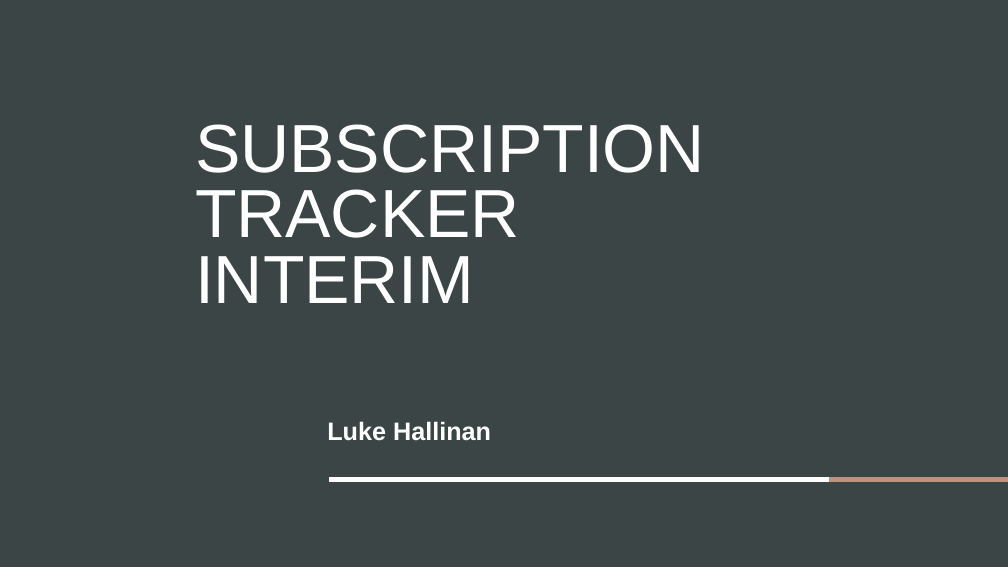
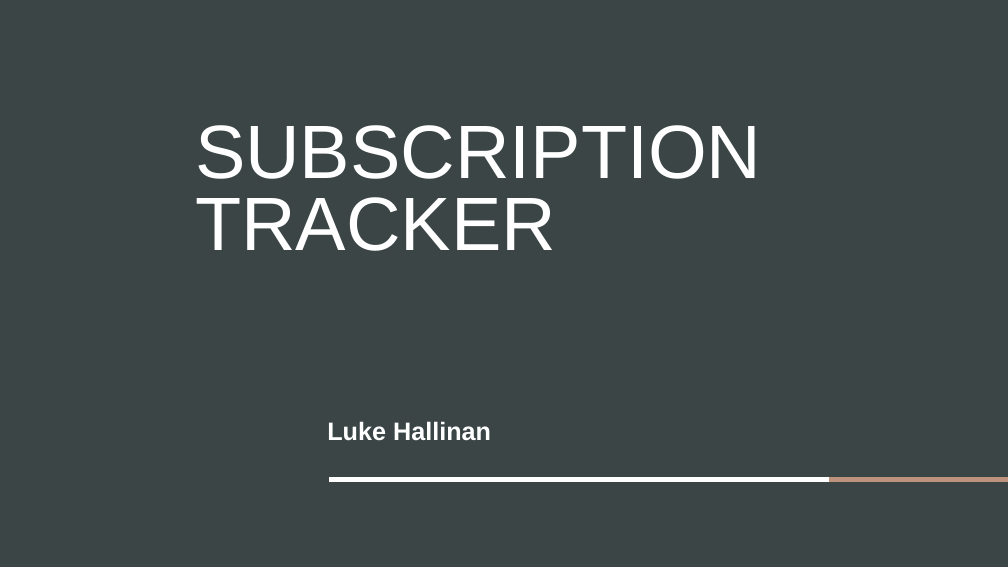
Before and after one commit to DorkSoul/4th-Year, a slide deck: slide 1 of Final-Year-Project/Subscription Tracker.pptx. Drawn at 1008x567 pixels with LibreOffice and Linux fonts; fonts in the diff are those of the drawing. Boxes give left, top, right and bottom in pixels: in the first picture for what was removed or moved away, otherwise in the second. Text is boxed around its words. In the diff, an @@ line names an element or a change of style, - is before the commit and + after.

```diff
--- a/Final-Year-Project/Subscription Tracker.pptx
+++ b/Final-Year-Project/Subscription Tracker.pptx
@@ title at <box>195,125,761,251</box>: text changed; size 64.8 to 72 pt @@
-SUBSCRIPTION TRACKER
-INTERIM
+SUBSCRIPTION TRACKER
```
Also in this commit, not shown: 9 other slides changed, 4 slides added, 2 slides removed, 26 other files.
